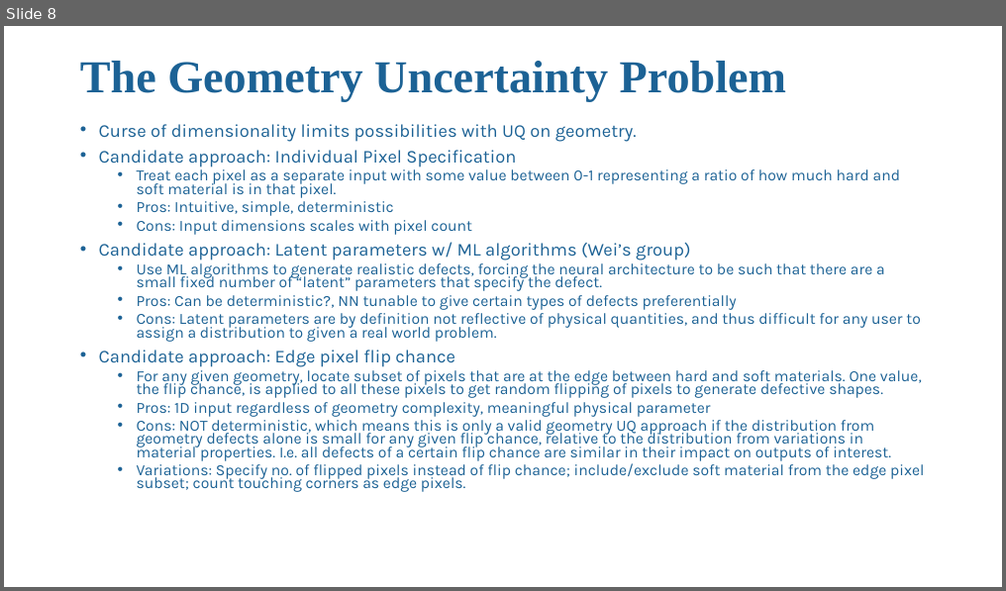
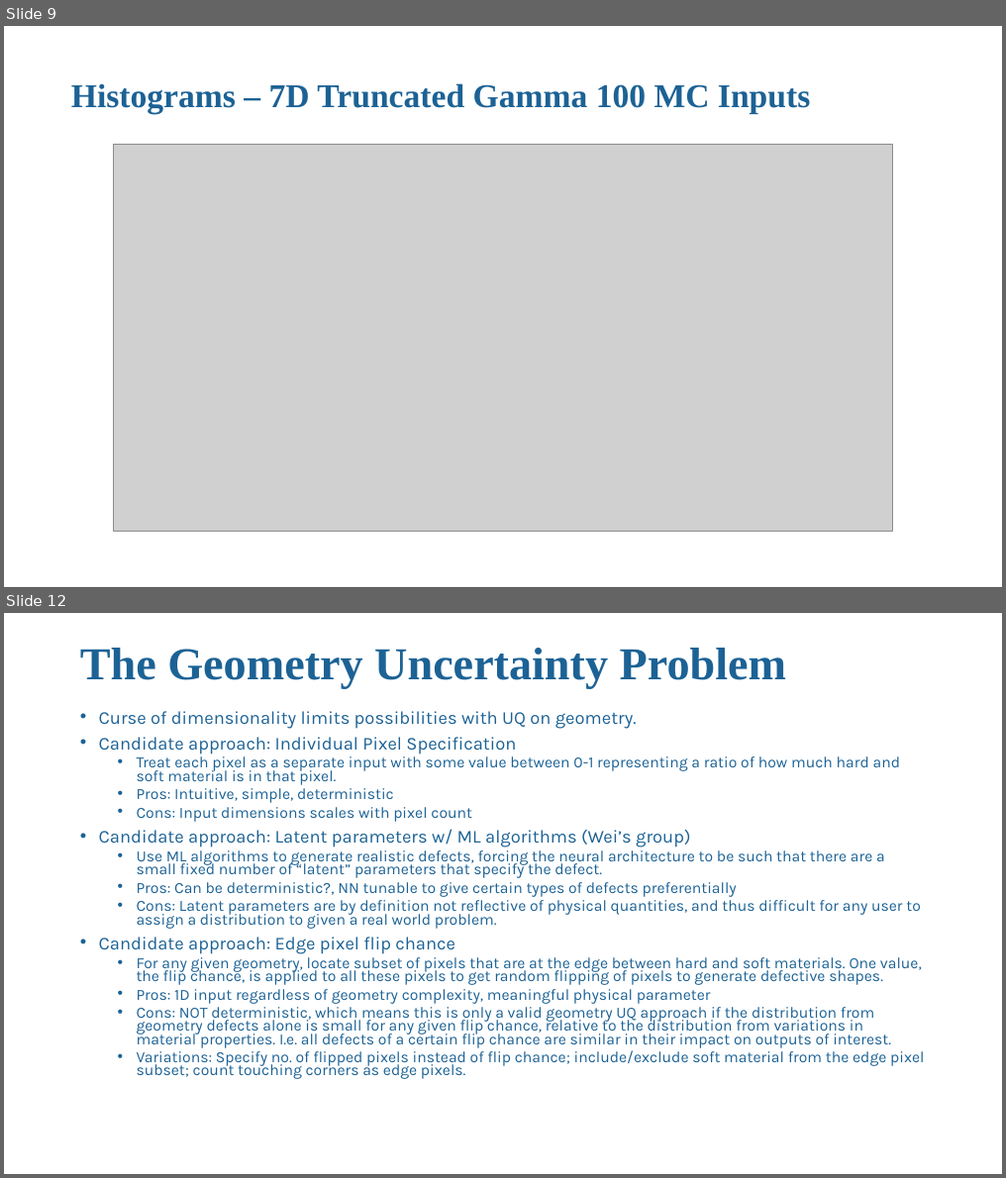
Before and after one commit to trutheresy/UQ-2D-Metamaterials, a slide deck: UQ_2D_metamaterials_2nd_geo.pptx. Shown one above the other, each under a label of ours: slide 8 before the commit, slides 9 and 12 after it; the slides between them are not shown. The pictures are 1006x591 and 1006x1178 pixels, drawn with LibreOffice and Linux fonts; fonts in the diff are those of the drawing; grey boxes stand for pictures; background and template pictures are left out. Boxes give left, top, right and bottom in pixels: in the first picture for what was removed or moved away, otherwise in the second. Text is boxed around its words. In the diff, an @@ line names an element or a change of style, - is before the commit and + after.

```diff
--- a/UQ_2D_metamaterials_2nd_geo.pptx
+++ b/UQ_2D_metamaterials_2nd_geo.pptx
@@ slide 9 added at [4,26,1002,587], background #FFFFFF @@
@@ title added at [71,83,810,114], 32 pt, text #1D6294, bold @@
+Histograms – 7D Truncated Gamma 100 MC Inputs
@@ picture added at [113,144,893,531] @@
@@ what was slide 8 is now slide 12 @@
```
Also in this commit, not shown: 3 other slides added, 55 other files.
